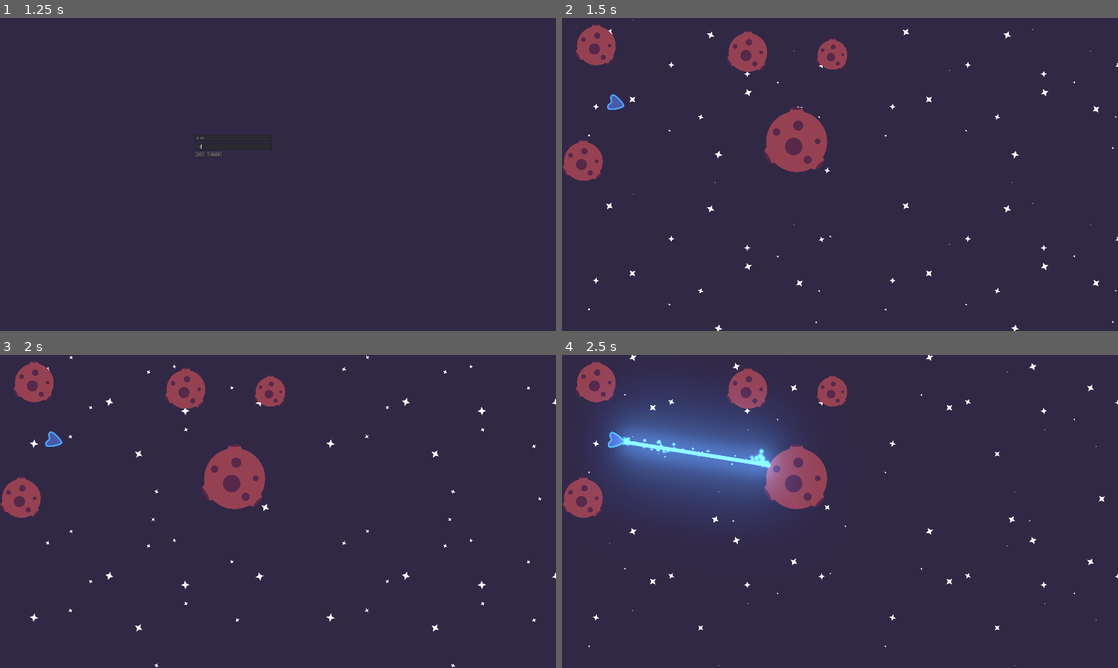
Above: before the commit, frames 1-4 (two rows, left to right).
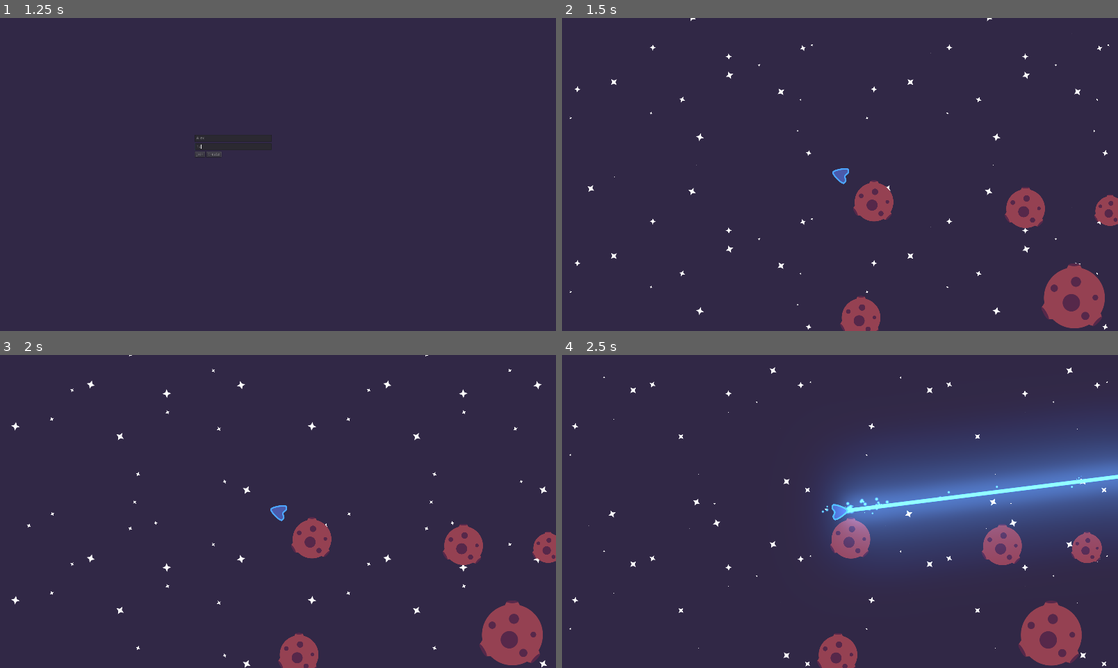
Above: after the commit, the same moments.

Repository: PIWEEK/spacehunters
Game: Godot game, scene res://Menu.tscn
The game is run twice, just before and just after one commit, with the same random seed, the same clock (stepped at 60 frames per second) and the same inputs.
Inputs (mouse positions are in pixels of both pictures, inside the frame that each line leads up to):
- Up to frame 1 (1.25 s): click (233, 136) at 0.52 s; type "Alex" at 0.6 s; click (233, 146) at 0.75 s; type "12" at 0.83 s
- Up to frame 2 (1.5 s): click "Create" at 1.25 s
- Up to frame 3 (2 s): no input
- Up to frame 4 (2.5 s): move the mouse to (962, 495) at 2.02 s; press the mouse at (962, 495) at 2.03 s; hold Right (ui_right) from 2.03 s (still down)

Frame 1 is identical in both runs. In frame 2, 9.7% of the frame differs, in the area x 0-100%, y 0-100%; in frame 3, 9.7%; in frame 4, 37%.

Commit message:
sync ship

Diff:
--- a/Main.gd
+++ b/Main.gd
@@ -2,7 +2,6 @@
 
 onready var global = get_node("/root/Global")
 
-# Called when the node enters the scene tree for the first time.
 func _ready() -> void:
     var selfPeerID = get_tree().get_network_unique_id()
     create_player(selfPeerID)
@@ -11,8 +10,6 @@
     var player = preload("res://PlayerShip.tscn").instance()
     player.set_name(str(id))
     player.set_network_master(id)
-
-    if !global.is_server:
-        player.set_position(player.get_position() + Vector2(100, 0))
-
+    var info = Network.self_data
+    player.init(info.name, info.position)
     self.add_child(player)
--- a/Network.gd
+++ b/Network.gd
@@ -16,6 +16,7 @@
 
 func create_server(player_nickname):
     self_data.name = player_nickname
+    self_data.position = Vector2(1, 1)
     players[1] = self_data
     var peer = NetworkedMultiplayerENet.new()
     peer.create_server(DEFAULT_PORT, MAX_PLAYERS)
--- a/PlayerShip.gd
+++ b/PlayerShip.gd
@@ -1,21 +1,35 @@
-extends Node2D
+extends KinematicBody2D
+
 
 onready var laser := $LaserBeam2D
 var last_position
+var speed = 400
 
-slave var slave_position = Vector2()
+slave var puppet_position = Vector2()
+slave var puppet_direction = Vector2.ZERO
 
-func _process(_delta: float) -> void:
+func _physics_process(delta: float) -> void:
+    var new_position = get_global_mouse_position()
+    var movement = get_movement();
+
     if is_network_master():
-        var new_position = get_global_mouse_position()
-
         if last_position != new_position:
             look_at(new_position)
             last_position = new_position
 
-            rset_unreliable("slave_position", new_position)
+            rset_unreliable("puppet_direction", new_position)
+
+        move_and_collide(movement * speed * delta)
+        rset_unreliable("puppet_position", movement * speed)
     else:
-        look_at(slave_position)
+        look_at(puppet_direction)
+        move_and_collide(puppet_position * delta)
+
+func get_movement() -> Vector2:
+    return Vector2(
+        Input.get_action_strength("ui_right") - Input.get_action_strength("ui_left"),
+        Input.get_action_strength("ui_down") - Input.get_action_strength("ui_up")
+    )
 
 func _unhandled_input(event: InputEvent) -> void:
     if is_network_master():
--- a/PlayerShip.tscn
+++ b/PlayerShip.tscn
@@ -1,10 +1,14 @@
-[gd_scene load_steps=4 format=2]
+[gd_scene load_steps=5 format=2]
 
 [ext_resource path="res://PlayerShip.gd" type="Script" id=1]
 [ext_resource path="res://Assets/topdown-player.svg" type="Texture" id=2]
 [ext_resource path="res://LaserBeam/LaserBeam.tscn" type="PackedScene" id=3]
 
-[node name="PlayerShip" type="Node2D"]
+[sub_resource type="CapsuleShape2D" id=1]
+radius = 34.0609
+height = 1.44769
+
+[node name="PlayerShip" type="KinematicBody2D"]
 position = Vector2( 188.09, 295.571 )
 script = ExtResource( 1 )
 
@@ -16,3 +20,10 @@
 rotation = 1.5708
 scale = Vector2( 0.7, 0.7 )
 texture = ExtResource( 2 )
+
+[node name="CollisionShape2D" type="CollisionShape2D" parent="."]
+position = Vector2( -4.75655, -0.237823 )
+shape = SubResource( 1 )
+
+[node name="Camera2D" type="Camera2D" parent="."]
+current = true
--- a/project.godot
+++ b/project.godot
@@ -32,6 +32,34 @@
 
 [input]
 
+ui_left={
+"deadzone": 0.5,
+"events": [ Object(InputEventKey,"resource_local_to_scene":false,"resource_name":"","device":0,"alt":false,"shift":false,"control":false,"meta":false,"command":false,"pressed":false,"scancode":16777231,"unicode":0,"echo":false,"script":null)
+, Object(InputEventJoypadButton,"resource_local_to_scene":false,"resource_name":"","device":0,"button_index":14,"pressure":0.0,"pressed":false,"script":null)
+, Object(InputEventKey,"resource_local_to_scene":false,"resource_name":"","device":0,"alt":false,"shift":false,"control":false,"meta":false,"command":false,"pressed":false,"scancode":65,"unicode":0,"echo":false,"script":null)
+ ]
+}
+ui_right={
+"deadzone": 0.5,
+"events": [ Object(InputEventKey,"resource_local_to_scene":false,"resource_name":"","device":0,"alt":false,"shift":false,"control":false,"meta":false,"command":false,"pressed":false,"scancode":16777233,"unicode":0,"echo":false,"script":null)
+, Object(InputEventJoypadButton,"resource_local_to_scene":false,"resource_name":"","device":0,"button_index":15,"pressure":0.0,"pressed":false,"script":null)
+, Object(InputEventKey,"resource_local_to_scene":false,"resource_name":"","device":0,"alt":false,"shift":false,"control":false,"meta":false,"command":false,"pressed":false,"scancode":68,"unicode":0,"echo":false,"script":null)
+ ]
+}
+ui_up={
+"deadzone": 0.5,
+"events": [ Object(InputEventKey,"resource_local_to_scene":false,"resource_name":"","device":0,"alt":false,"shift":false,"control":false,"meta":false,"command":false,"pressed":false,"scancode":16777232,"unicode":0,"echo":false,"script":null)
+, Object(InputEventJoypadButton,"resource_local_to_scene":false,"resource_name":"","device":0,"button_index":12,"pressure":0.0,"pressed":false,"script":null)
+, Object(InputEventKey,"resource_local_to_scene":false,"resource_name":"","device":0,"alt":false,"shift":false,"control":false,"meta":false,"command":false,"pressed":false,"scancode":87,"unicode":0,"echo":false,"script":null)
+ ]
+}
+ui_down={
+"deadzone": 0.5,
+"events": [ Object(InputEventKey,"resource_local_to_scene":false,"resource_name":"","device":0,"alt":false,"shift":false,"control":false,"meta":false,"command":false,"pressed":false,"scancode":16777234,"unicode":0,"echo":false,"script":null)
+, Object(InputEventJoypadButton,"resource_local_to_scene":false,"resource_name":"","device":0,"button_index":13,"pressure":0.0,"pressed":false,"script":null)
+, Object(InputEventKey,"resource_local_to_scene":false,"resource_name":"","device":0,"alt":false,"shift":false,"control":false,"meta":false,"command":false,"pressed":false,"scancode":83,"unicode":0,"echo":false,"script":null)
+ ]
+}
 fire_weapon={
 "deadzone": 0.5,
 "events": [ Object(InputEventMouseButton,"resource_local_to_scene":false,"resource_name":"","device":0,"alt":false,"shi …(212 unchanged characters)…
